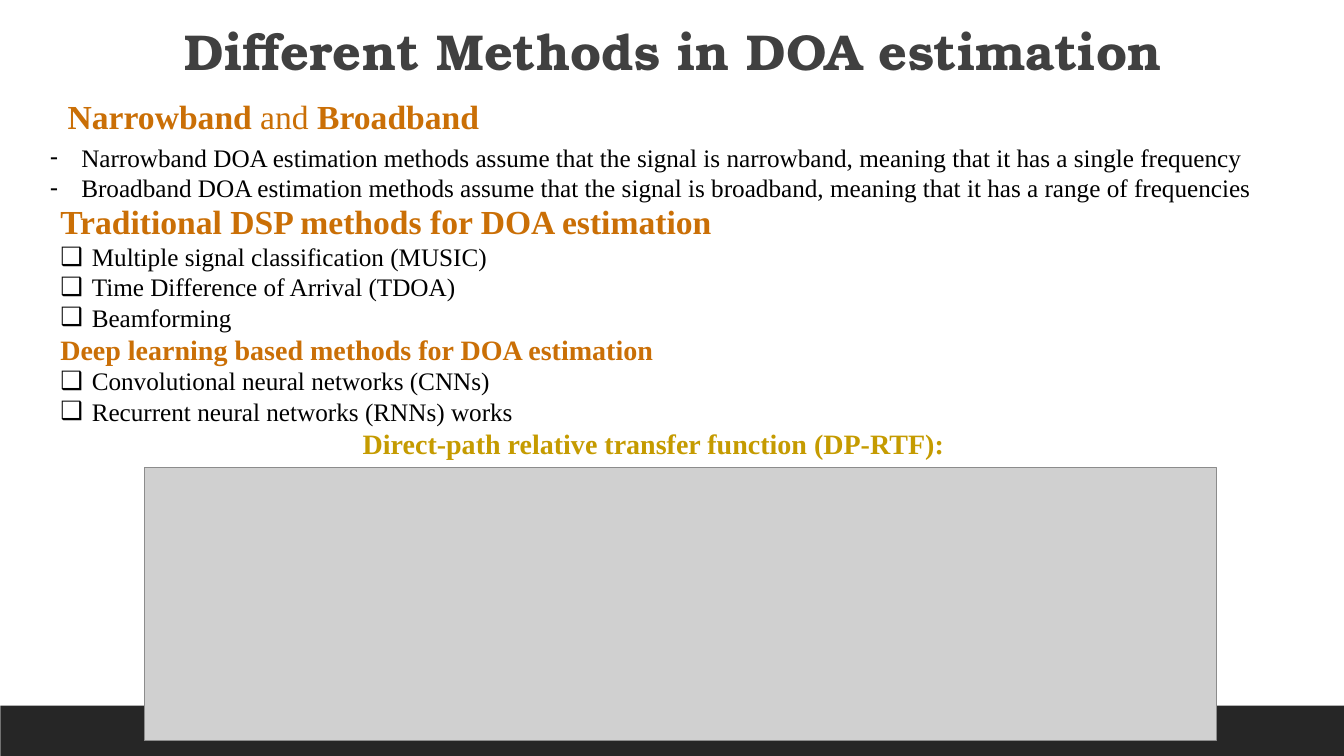
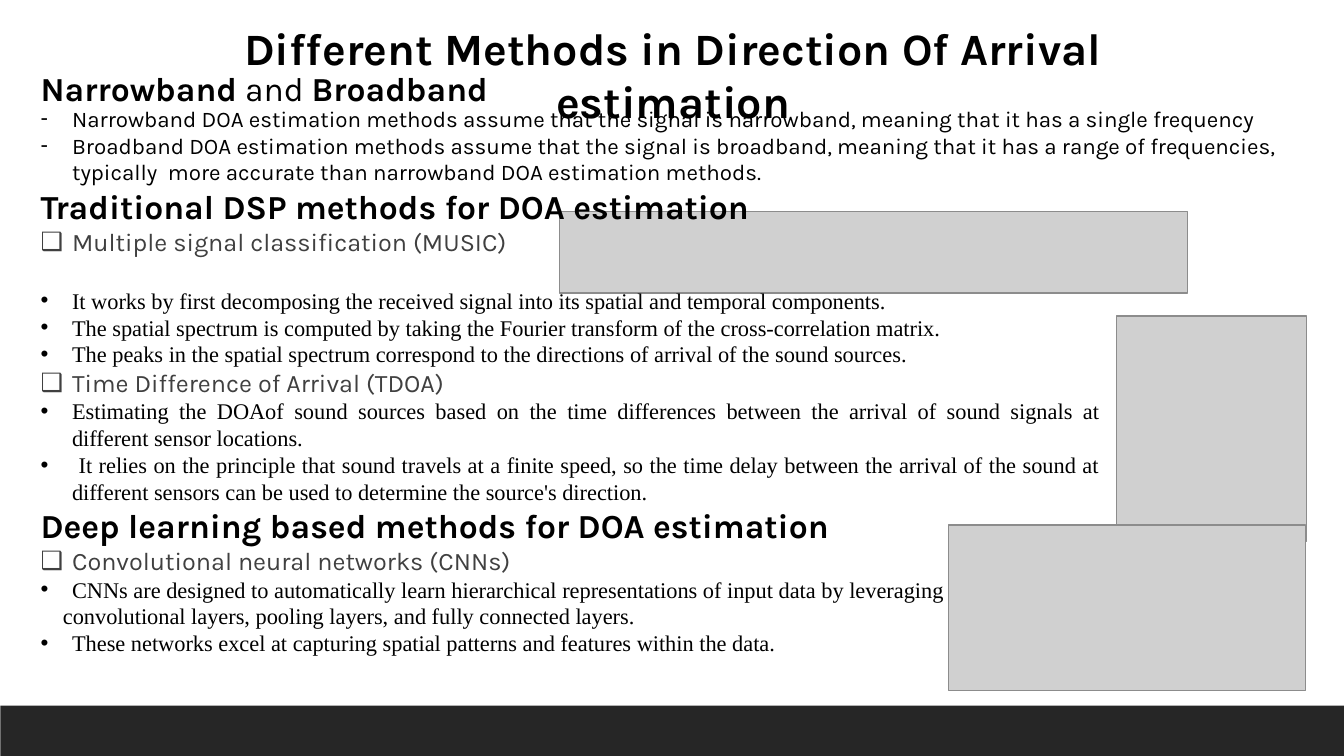
Before and after one commit to Lozsku/fiale, a slide deck: slide 3 of DP-RTF.pptx. Drawn at 1344x756 pixels with LibreOffice and Linux fonts; fonts in the diff are those of the drawing; grey boxes stand for pictures. Boxes give left, top, right and bottom in pixels: in the first picture for what was removed or moved away, otherwise in the second. Text is boxed around its words. In the diff, an @@ line names an element or a change of style, - is before the commit and + after.

```diff
--- a/DP-RTF.pptx
+++ b/DP-RTF.pptx
@@ text at [244, 33, 1101, 130]: text changed; size 36 to 32 pt; font TeX Gyre Bonum to Karla; text colour #404040 to #000000 @@
-Different Methods in DOA estimation
+Different Methods in Direction Of Arrival estimation
@@ text "Narrowband and Broadband": place and size @@
-text "Narrowband and Broadband" at [68, 105, 479, 130]
+text "Narrowband and Broadband" at [41, 78, 488, 102]
@@ text "Narrowband and Broadband" at [41, 78, 488, 102]: font Times New Roman to Karla, text colour #CA6F06 to #000000 @@
@@ text "Narrowband DOA estimation methods assume ...": place and size @@
-text "Narrowband DOA estimation methods assume ..." at [81, 149, 1250, 203]
+text "Narrowband DOA estimation methods assume ..." at [72, 106, 1275, 186]
@@ text at [72, 106, 1254, 133]: size 18 to 16 pt, font Times New Roman to Karla in "Narrowband DOA estimation methods assume that the ..." @@
@@ text at [72, 138, 1275, 186]: text changed; size 18 to 16 pt; font Times New Roman to Karla @@
-– Broadband DOA estimation methods assume that the signal is broadband, meaning that it has a range of frequencies
+– Broadband DOA estimation methods assume that the signal is broadband, meaning that it has a range of frequencies, typically more accurate than narrowband DOA estimation methods.
@@ text added at [41, 189, 1099, 656], 16 pt, text #000000 @@
+Traditional DSP methods for DOA estimation
+❑ Multiple signal classification (MUSIC)
+• It works by first decomposing the received signal into its spatial and temporal components.
+• The spatial spectrum is computed by taking the Fourier transform of the cross-correlation matrix.
+• The peaks in the spatial spectrum correspond to the directions of arrival of the sound sources.
+❑ Time Difference of Arrival (TDOA)
+• Estimating the DOAof sound sources based on the time differences between the arrival of sound signals at different sensor locations.
+• It relies on the principle that sound travels at a finite speed, so the time delay between the arrival of the sound at different sensors can be used to determine the source's direction.
+Deep learning based methods for DOA estimation
+❑ Convolutional neural networks (CNNs)
+• CNNs are designed to automatically learn hierarchical representations of input data by leveraging
+convolutional layers, pooling layers, and fully connected layers.
+• These networks excel at capturing spatial patterns and features within the data.
@@ text removed at [60, 210, 944, 459] @@
-Traditional DSP methods for DOA estimation
-❑ Multiple signal classification (MUSIC)
-❑ Time Difference of Arrival (TDOA)
-❑ Beamforming
-Deep learning based methods for DOA estimation
-❑ Convolutional neural networks (CNNs)
-❑ Recurrent neural networks (RNNs) works
-Direct-path relative transfer function (DP-RTF):
@@ picture added at [560, 212, 1188, 293] @@
@@ picture added at [1117, 317, 1308, 542] @@
@@ picture removed at [144, 468, 1217, 741] @@
@@ picture added at [949, 525, 1306, 691] @@
```
Also in this commit, not shown: 4 slides added, 3 slides removed.
